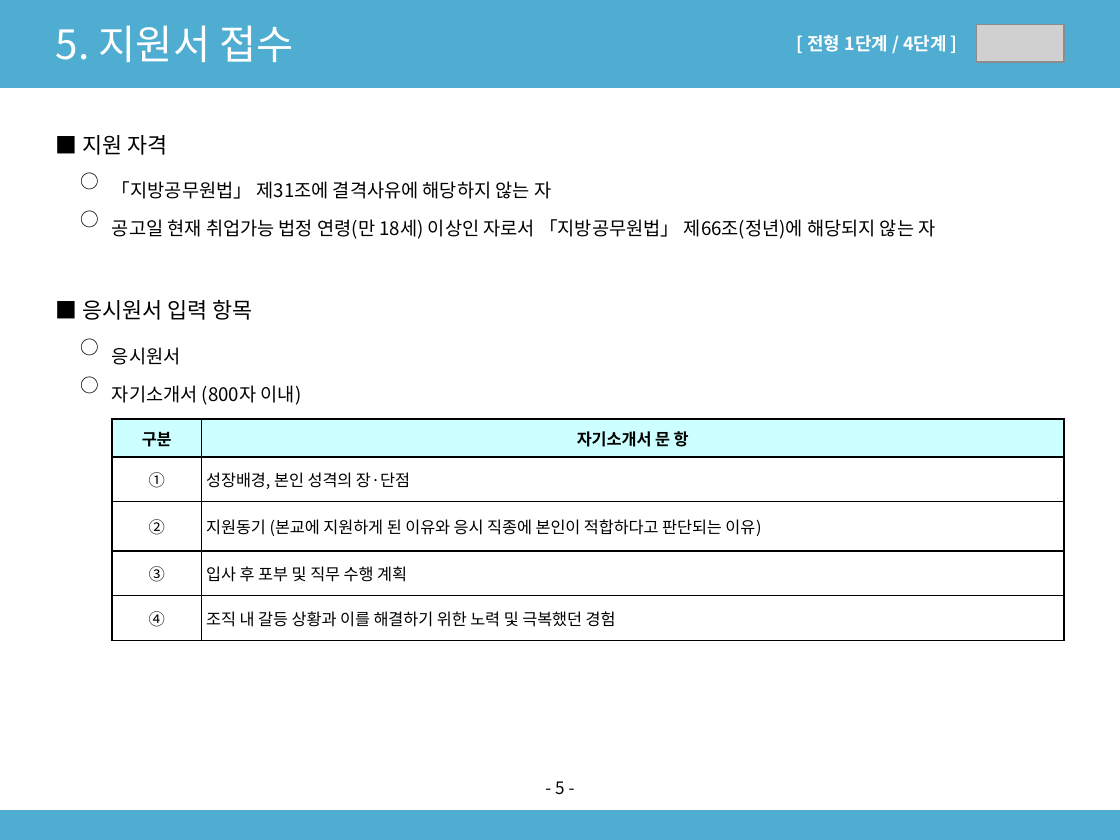
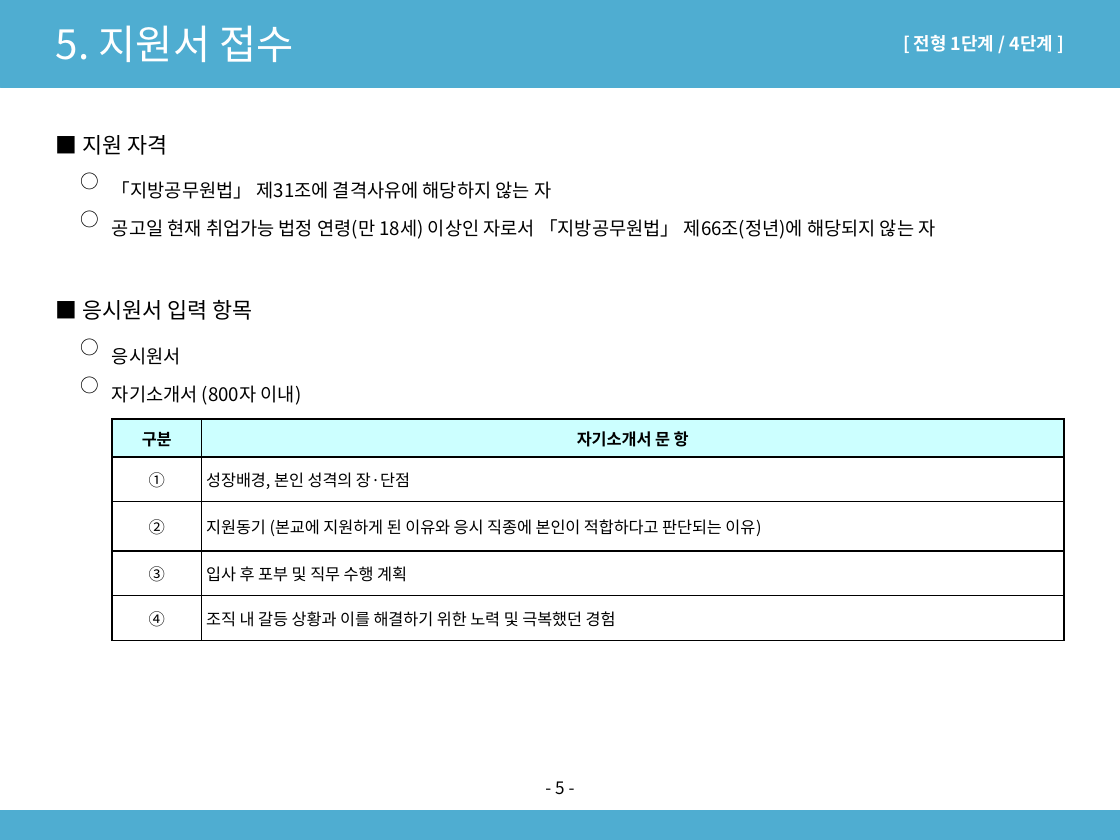
Before and after one commit to sogood459-max/miracle-guy, a slide deck: slide 6 of docs/2027년_사무직원_채용계획안.pptx. Drawn at 1120x840 pixels with LibreOffice and Linux fonts; fonts in the diff are those of the drawing; grey boxes stand for pictures. Boxes give left, top, right and bottom in pixels: in the first picture for what was removed or moved away, otherwise in the second. Text is boxed around its words. In the diff, an @@ line names an element or a change of style, - is before the commit and + after.

```diff
--- a/docs/2027년_사무직원_채용계획안.pptx
+++ b/docs/2027년_사무직원_채용계획안.pptx
@@ text "[ 전형 1단계 / 4단계 ..." moved from (x1=808, y1=35, x2=946, y2=52) to (x1=914, y1=35, x2=1053, y2=52) @@
@@ picture removed at (x1=977, y1=25, x2=1064, y2=62) @@
```
Also in this commit, not shown: 9 other slides changed, 1 other file.
